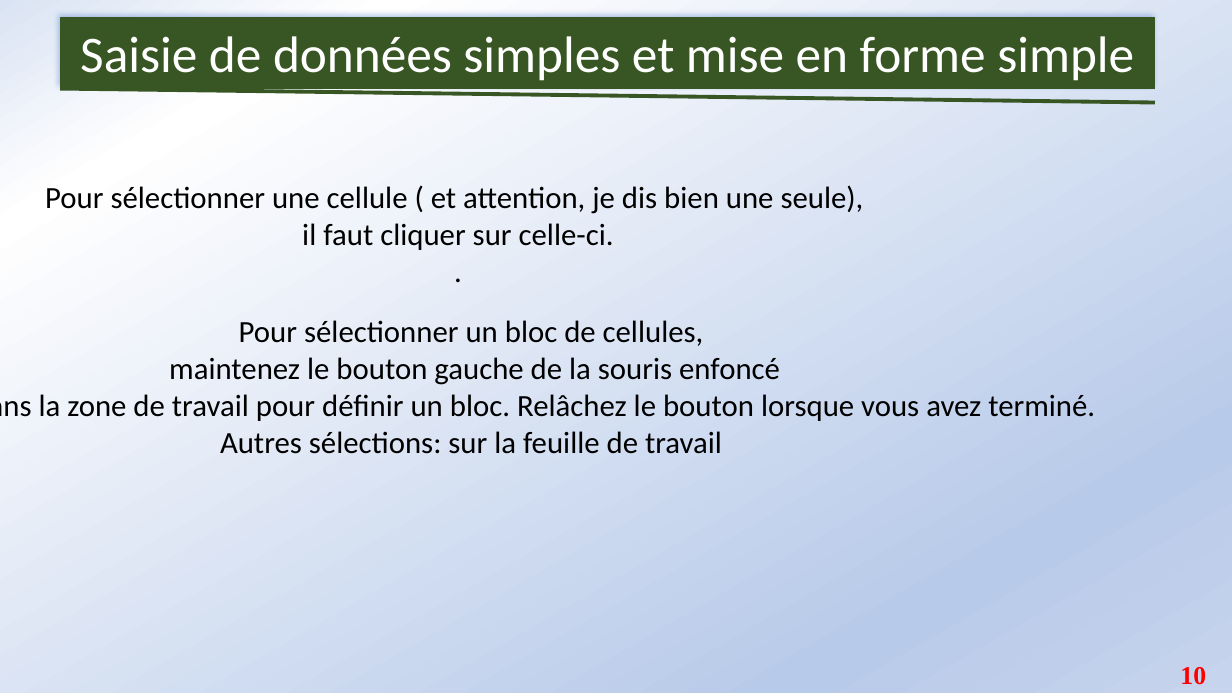
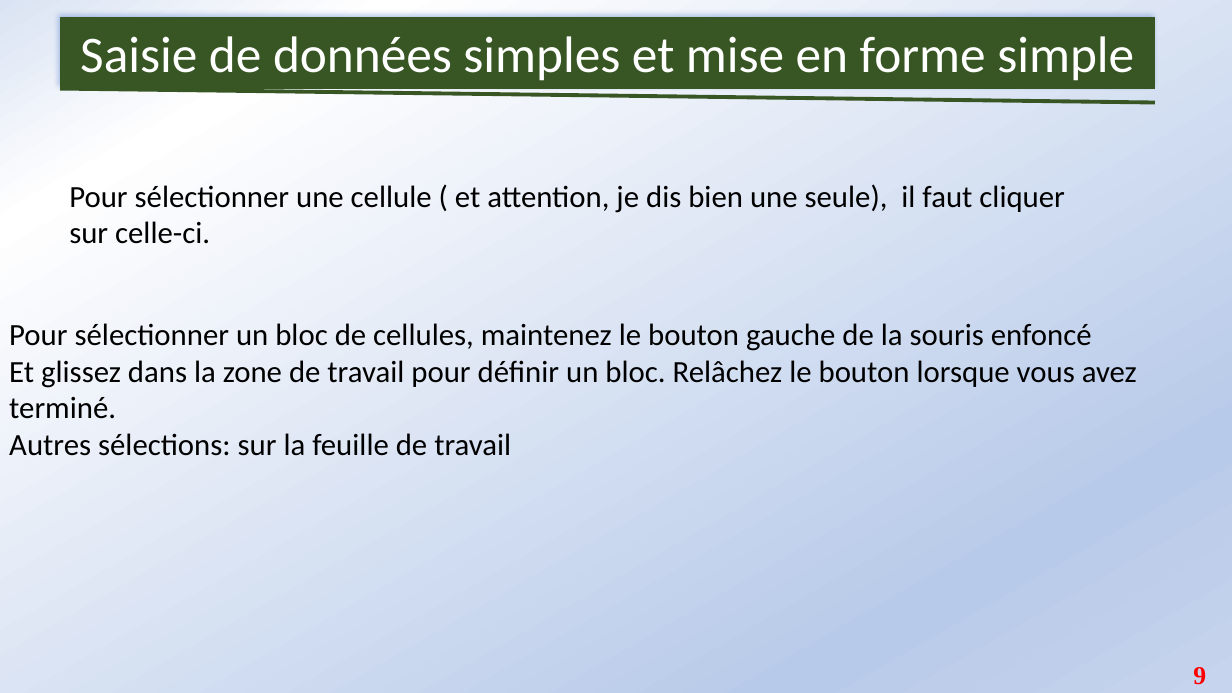
Before and after one commit to Abson-dev/Formation-Excel-IFDC, a slide deck: slide 9 of Cours/IFDC_1.pptx (slide 10 before the commit). Drawn at 1232x693 pixels with LibreOffice and Linux fonts; fonts in the diff are those of the drawing. Boxes give left, top, right and bottom in pixels: in the first picture for what was removed or moved away, otherwise in the second. Text is boxed around its words. In the diff, an @@ line names an element or a change of style, - is before the commit and + after.

```diff
--- a/Cours/IFDC_1.pptx
+++ b/Cours/IFDC_1.pptx
@@ text at (x1=69, y1=184, x2=1065, y2=244): text changed @@
-Pour sélectionner une cellule ( et attention, je dis bien une seule),
-il faut cliquer sur celle-ci.
-.
+Pour sélectionner une cellule ( et attention, je dis bien une seule), il faut cliquer sur celle-ci.
@@ text "Pour sélectionner un bloc de ..." moved from (x1=39, y1=320, x2=1095, y2=454) to (x1=9, y1=323, x2=1137, y2=456) @@
@@ text at (x1=9, y1=323, x2=1092, y2=351): text changed @@
-Pour sélectionner un bloc de cellules,
-maintenez le bouton gauche de la souris enfoncé
+Pour sélectionner un bloc de cellules, maintenez le bouton gauche de la souris enfoncé
@@ text at (x1=9, y1=360, x2=1137, y2=456): alignment centre to left @@
@@ page number at (x1=1193, y1=667, x2=1206, y2=685): text changed @@
-10
+9
```
Also in this commit, not shown: 4 other slides changed, 1 slide removed.
